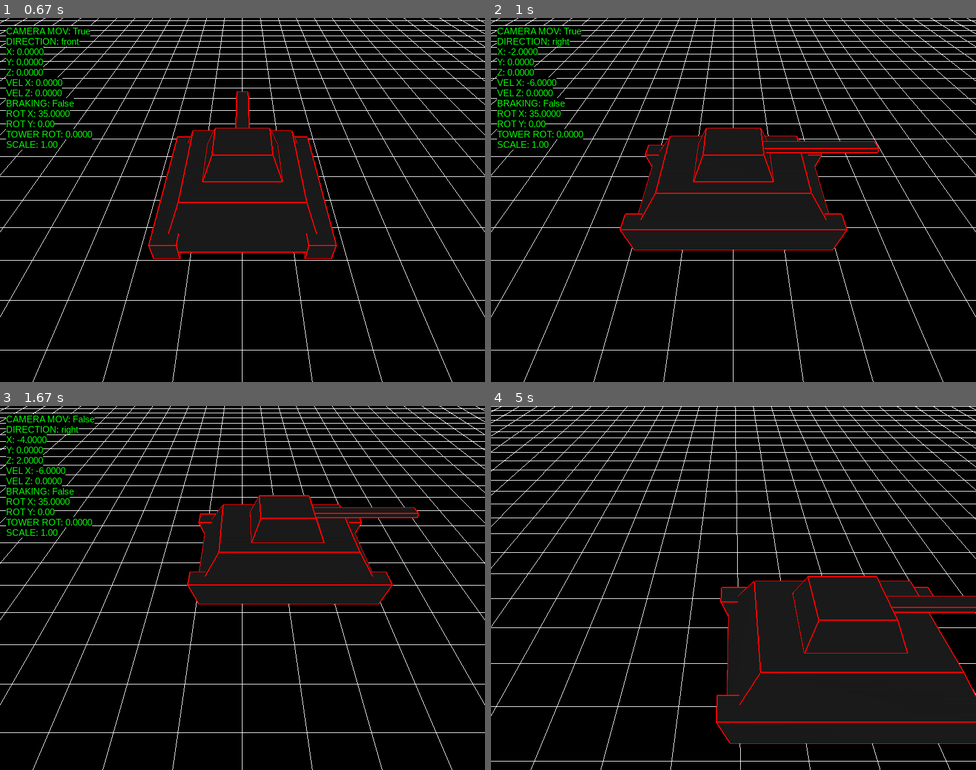
Above: before the commit, frames 1-4 (two rows, left to right).
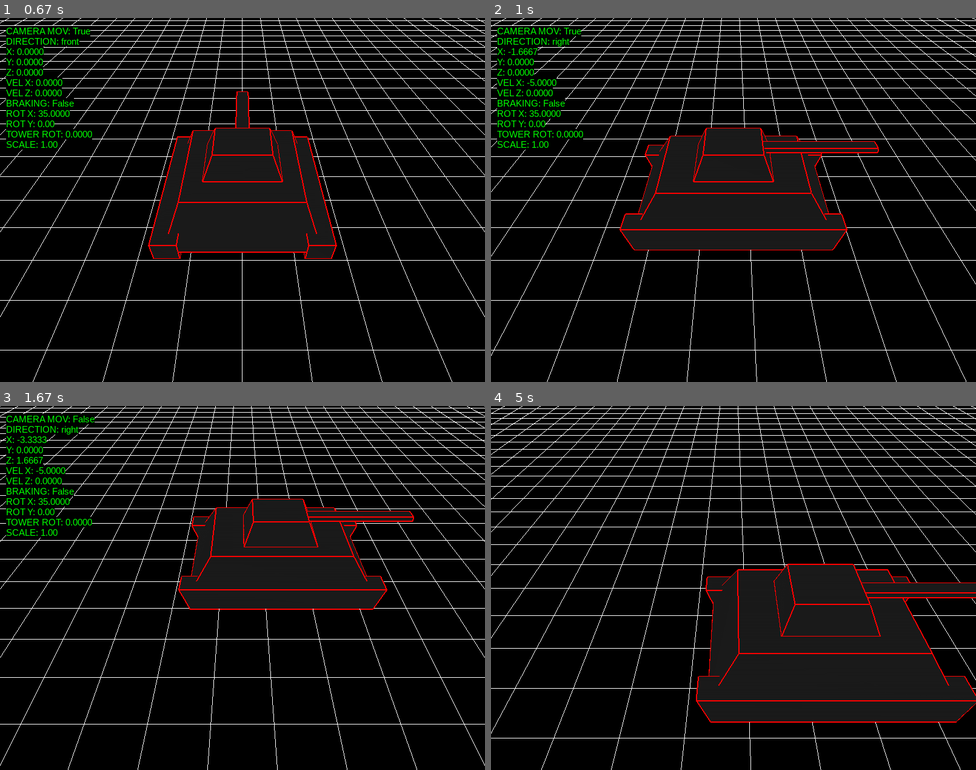
Above: after the commit, the same moments.

Repository: antonioam82/tank_controller
Game: pygame game, started from tanque_pygame.py
The game is run twice, just before and just after one commit, with the same random seed, the same clock (stepped at 60 frames per second) and the same inputs.
Inputs:
- Up to frame 1 (0.67 s): tap Y at 0.33 s
- Up to frame 2 (1 s): hold Right from 0.67 s (still down)
- Up to frame 3 (1.67 s): release Right at 1.13 s; hold Up 1.17-1.47 s; tap J at 1.23, 1.57 s; tap S at 1.32 s; hold Right from 1.5 s (still down)
- Up to frame 4 (5 s): tap J at 1.87, 2.07, 2.37, 2.63, 2.97, 3.27, 3.4, 3.8, 4.1, 4.47, 4.87 s; release Right at 1.97 s; hold Left 2-2.53 s; tap V at 2.15, 3.48, 4.95 s; hold Down 2.57-2.87 s; tap S at 2.72, 3.88 s; hold Left 2.9-3.3 s; hold Up 3.33-3.7 s; hold Right 3.73-4.37 s; hold Down 4.4-4.77 s; hold Left from 4.8 s (still down)

Frame 1 is identical in both runs. In frame 2, 2.6% of the frame differs, in the area x 0-100%, y 0-100%; in frame 3, 12%; in frame 4, 18%.

Commit message:
Nuevo cambio de velocidad de translacion

Diff:
--- a/tanque_pygame.py
+++ b/tanque_pygame.py
@@ -13,7 +13,7 @@
 grid_spacing = 1
 
 # ================= VELOCIDADES (unidades por segundo) =================
-TANK_SPEED        = 6.0    # velocidad de traslación del tanque -> 3.0
+TANK_SPEED        = 5.0    # velocidad de traslación del tanque -> 3.0
 STOP_DECEL        = 0.5    # desaceleración al frenar (unidades/s²) #6.0
 CAM_ROT_SPEED     = 30.0   # grados/s para rotar escena (T/R)
 CAM_TILT_SPEED    = 15.0   # grados/s para inclinar cámara (F/G)
